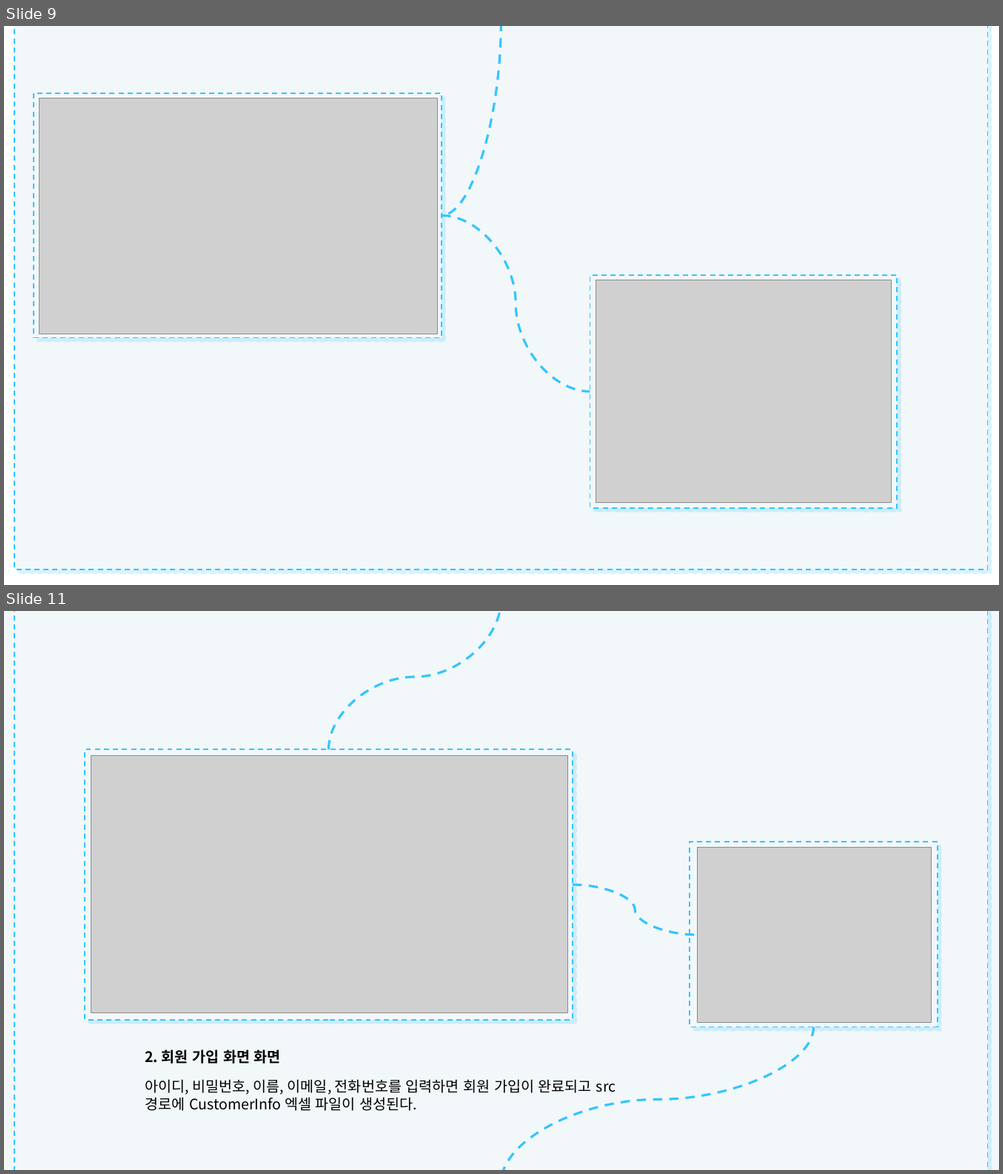
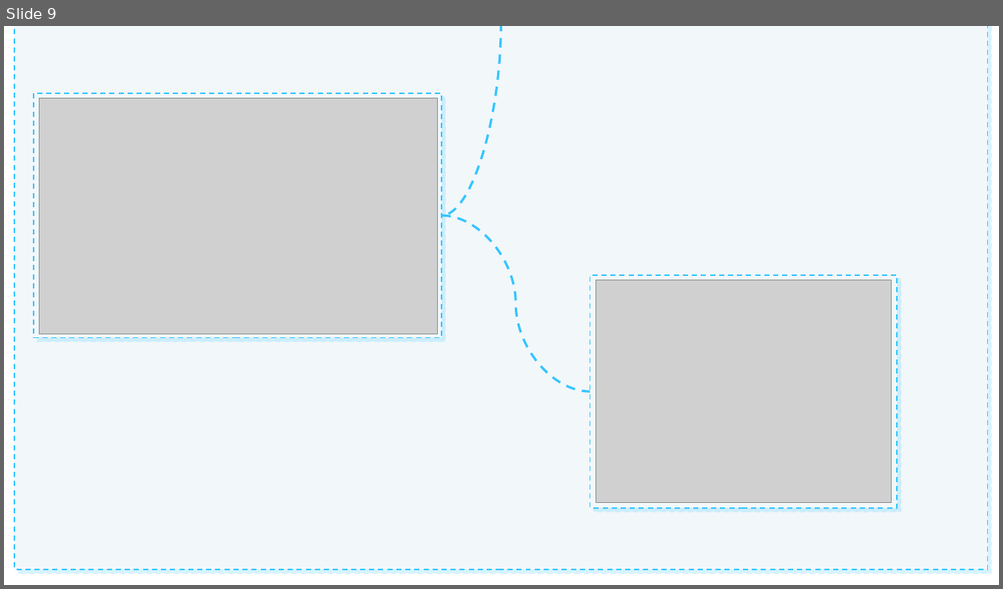
Before and after one commit to 4Mandoos/experiencedPOI, a slide deck: POITest/presentation/2조 POI라이브러리.pptx. Shown one above the other, each under a label of ours: slides 9 and 11 before the commit, slide 9 after it; the slides between them are not shown. The pictures are 1003x1174 and 1003x589 pixels, drawn with LibreOffice and Linux fonts; fonts in the diff are those of the drawing; grey boxes stand for pictures. Boxes give left, top, right and bottom in pixels: in the first picture for what was removed or moved away, otherwise in the second. Text is boxed around its words. In the diff, an @@ line names an element or a change of style, - is before the commit and + after.

```diff
--- a/POITest/presentation/2조 POI라이브러리.pptx
+++ b/POITest/presentation/2조 POI라이브러리.pptx
@@ slide 11 removed at (x1=4, y1=611, x2=999, y2=1170), background #F2F7FA @@
@@ rectangle removed at (x1=14, y1=611, x2=987, y2=1170) @@
@@ curved line removed from (329, 750) to (501, 611) @@
@@ rectangle removed at (x1=85, y1=750, x2=572, y2=1021) @@
@@ picture removed at (x1=91, y1=756, x2=568, y2=1014) @@
@@ rectangle removed at (x1=690, y1=842, x2=937, y2=1028) @@
@@ picture removed at (x1=697, y1=848, x2=931, y2=1023) @@
@@ curved line removed from (572, 885) to (697, 935) @@
@@ curved line removed from (814, 1028) to (501, 1170) @@
@@ text removed at (x1=145, y1=1050, x2=616, y2=1111) @@
-2. 회원 가입 화면 화면
-아이디, 비밀번호, 이름, 이메일, 전화번호를 입력하면 회원 가입이 완료되고 src 경로에 CustomerInfo 엑셀 파일이 생성된다.
```
Also in this commit, not shown: 8 slides changed, 4 slides added, 1 other slide removed.
